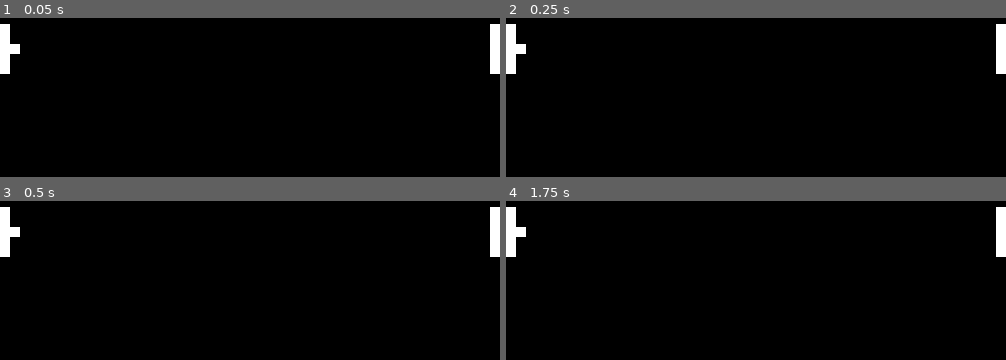
Above: before the commit, frames 1-4 (two rows, left to right).
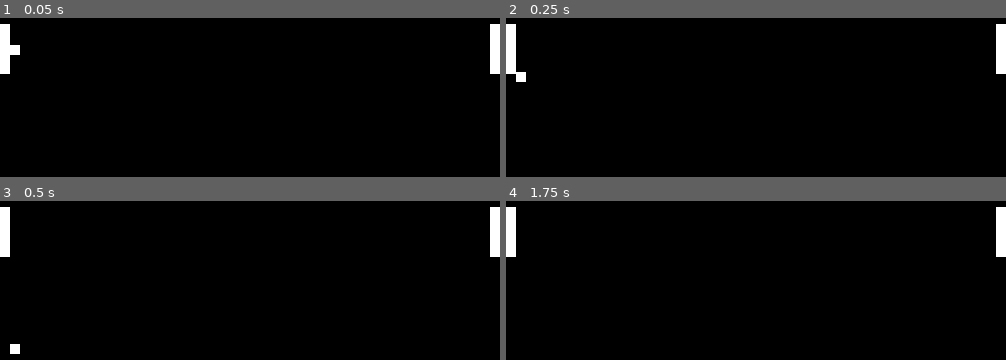
Above: after the commit, the same moments.

Repository: emilabraham/pong
Game: Godot game, scene res://main.tscn
The game is run twice, just before and just after one commit, with the same random seed, the same clock (stepped at 60 frames per second) and the same inputs.
Inputs:
- Up to frame 1 (0.05 s): no input
- Up to frame 2 (0.25 s): no input
- Up to frame 3 (0.5 s): no input
- Up to frame 4 (1.75 s): tap Enter at 0.5 s; tap Space at 1.25 s

The runs differ from the first frame. In frame 1, less than 0.1% of the frame differs, in the area x 2-4%, y 16-24%; in frame 2, 0.3%, in the area x 2-4%, y 16-41%; in frame 3, 0.3%; in frame 4, 0.1%.

Commit message:
add collision shapes

Diff:
--- a/main.tscn
+++ b/main.tscn
@@ -1,8 +1,17 @@
-[gd_scene load_steps=4 format=3 uid="uid://b821myv7hqira"]
+[gd_scene load_steps=7 format=3 uid="uid://b821myv7hqira"]
 
 [ext_resource type="Texture2D" uid="uid://dhwnqujy3boje" path="res://arenaSprite.svg" id="1_ig7tw"]
 [ext_resource type="Texture2D" uid="uid://djnj8o7akgy0v" path="res://playerSprite.svg" id="2_0xm2m"]
 [ext_resource type="Texture2D" uid="uid://neep3irwtjix" path="res://ball.svg" id="3_h2yge"]
+
+[sub_resource type="RectangleShape2D" id="RectangleShape2D_h2yge"]
+size = Vector2(10, 50)
+
+[sub_resource type="RectangleShape2D" id="RectangleShape2D_1bvp3"]
+size = Vector2(10, 50)
+
+[sub_resource type="RectangleShape2D" id="RectangleShape2D_lquwl"]
+size = Vector2(10, 10)
 
 [node name="Main" type="Node2D"]
 
@@ -12,20 +21,34 @@
 position = Vector2(250, 250)
 texture = ExtResource("1_ig7tw")
 
-[node name="Player1" type="Node2D" parent="."]
+[node name="Player1" type="CharacterBody2D" parent="."]
 
 [node name="Player1Sprite" type="Sprite2D" parent="Player1"]
 position = Vector2(5, 250)
 texture = ExtResource("2_0xm2m")
 
-[node name="Player2" type="Node2D" parent="."]
+[node name="Player1Collision" type="CollisionShape2D" parent="Player1"]
+position = Vector2(5, 250)
+shape = SubResource("RectangleShape2D_h2yge")
+debug_color = Color(0.83828264, 0.3195688, 0.49457145, 0.91764706)
+
+[node name="Player2" type="CharacterBody2D" parent="."]
 
 [node name="Player2Sprite" type="Sprite2D" parent="Player2"]
 position = Vector2(495, 250)
 texture = ExtResource("2_0xm2m")
 
-[node name="Ball" type="Node2D" parent="."]
+[node name="Player2Collision" type="CollisionShape2D" parent="Player2"]
+position = Vector2(495, 250)
+shape = SubResource("RectangleShape2D_1bvp3")
+
+[node name="Ball" type="RigidBody2D" parent="."]
 
 [node name="BallSprite" type="Sprite2D" parent="Ball"]
 position = Vector2(15, 250)
 texture = ExtResource("3_h2yge")
+
+[node name="BallCollision" type="CollisionShape2D" parent="Ball"]
+position = Vector2(15, 250)
+shape = SubResource("RectangleShape2D_lquwl")
+debug_color = Color(0.62718284, 0.5300722, 0.10050721, 0.41960785)
